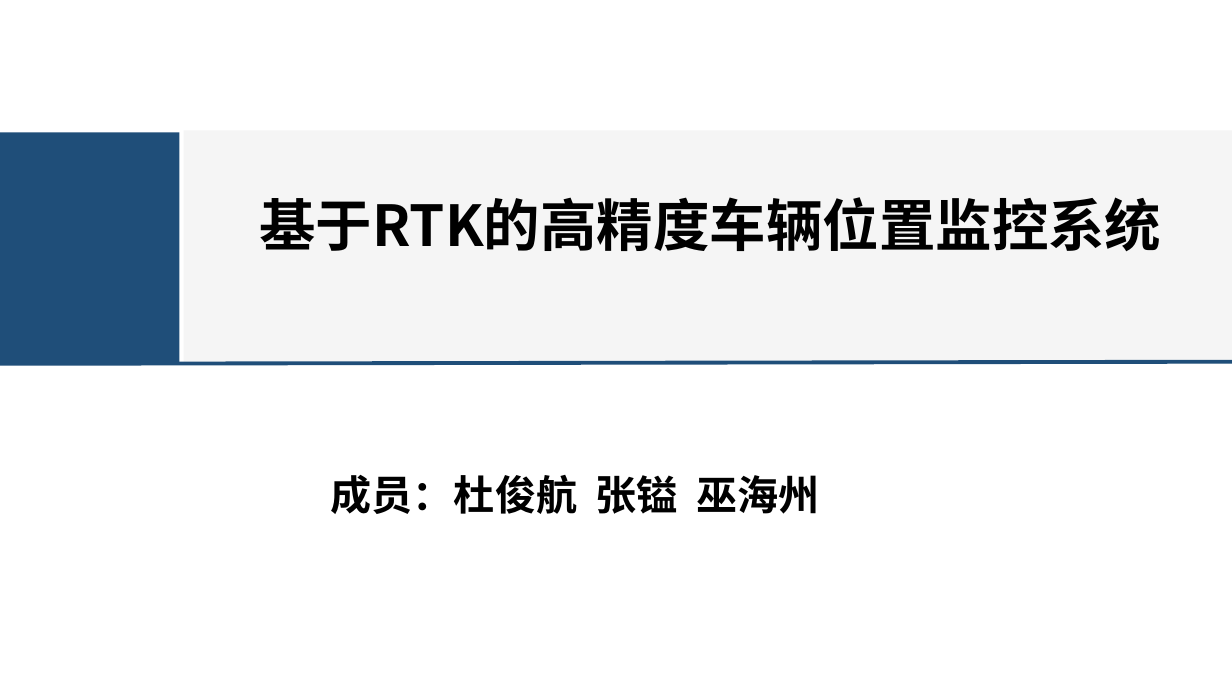
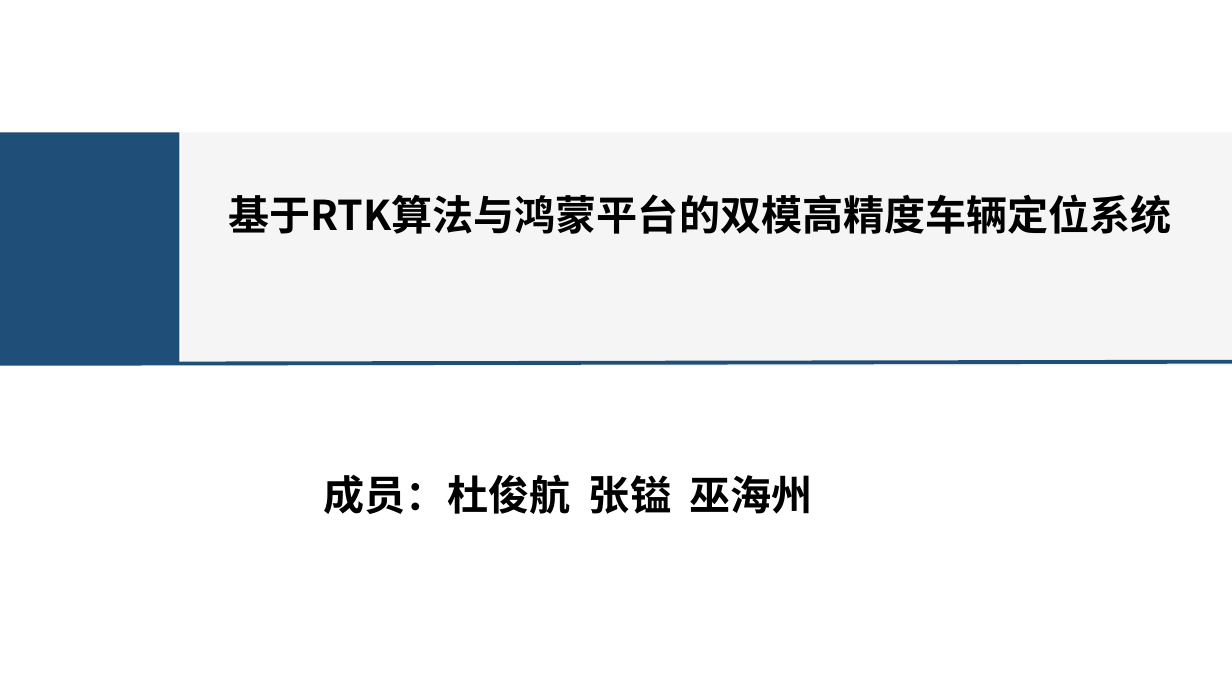
Before and after one commit to kashima19960/ppt-summary, a slide deck: slide 1 of du/RTK-Du.pptx. Drawn at 1232x693 pixels with LibreOffice and Linux fonts; fonts in the diff are those of the drawing. Boxes give left, top, right and bottom in pixels: in the first picture for what was removed or moved away, otherwise in the second. Text is boxed around its words. In the diff, an @@ line names an element or a change of style, - is before the commit and + after.

```diff
--- a/du/RTK-Du.pptx
+++ b/du/RTK-Du.pptx
@@ text at (228,194,1172,234): text changed; size 44 to 32 pt @@
-基于RTK的高精度车辆位置监控系统
+基于RTK算法与鸿蒙平台的双模高精度车辆定位系统
@@ text "成员：杜俊航 张镒 巫海州": place and size @@
-text "成员：杜俊航 张镒 巫海州" at (331,475,820,514)
+text "成员：杜俊航 张镒 巫海州" at (324,475,813,514)
```
Also in this commit, not shown: 7 other slides changed, 8 slides added, 3 slides removed, 2 other files.
